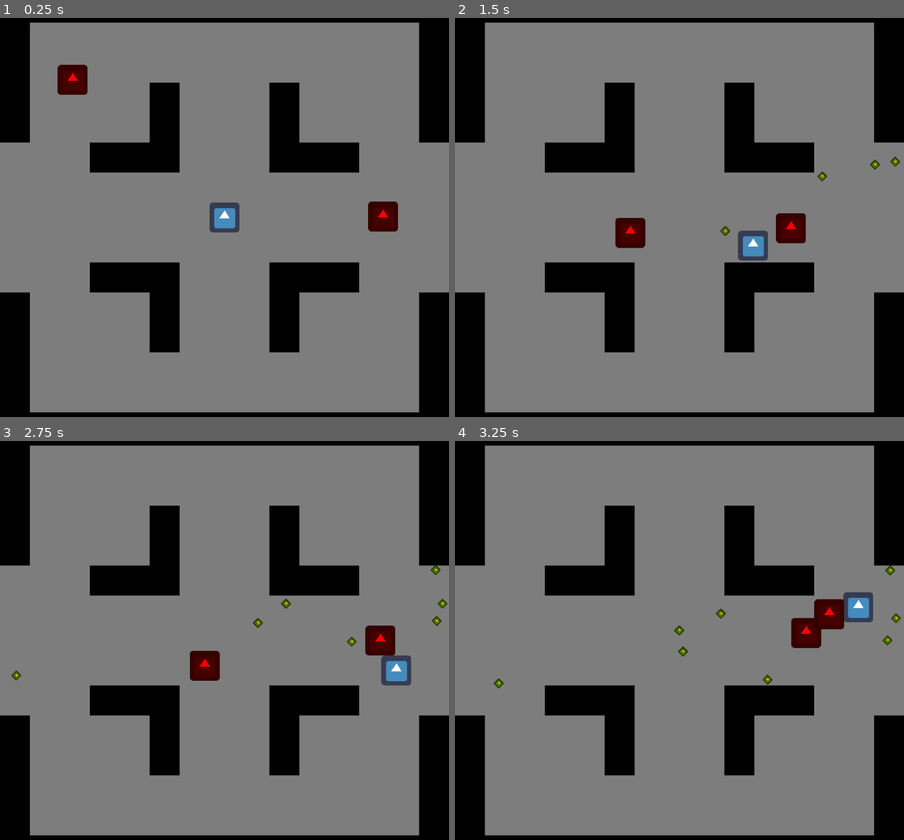
Above: before the commit, frames 1-4 (two rows, left to right).
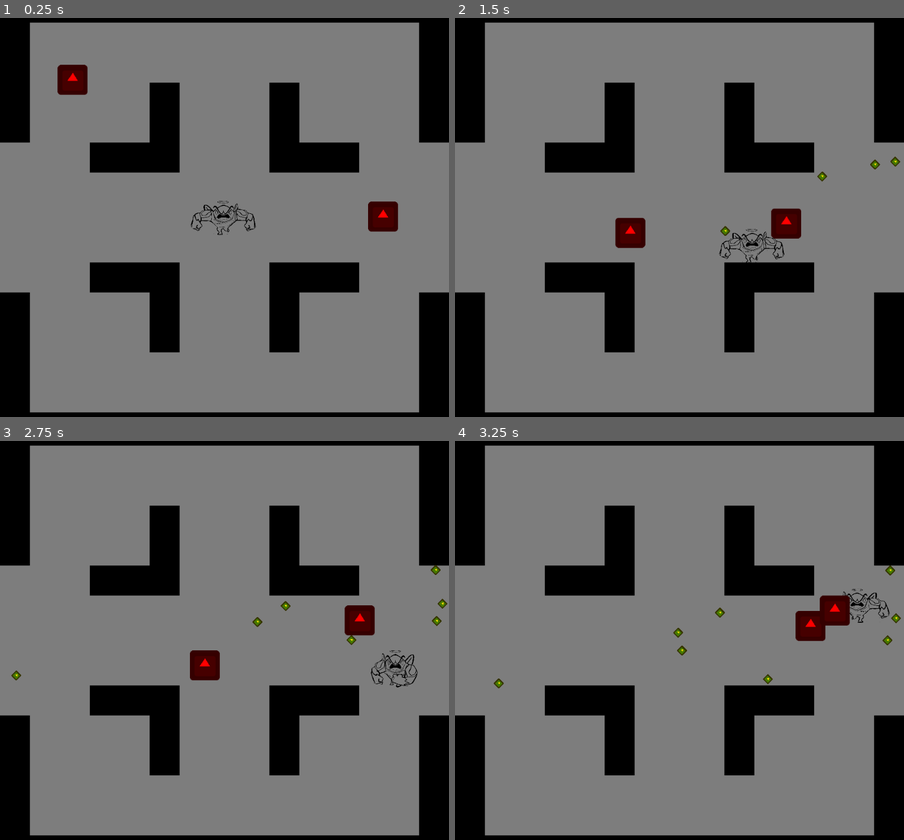
Above: after the commit, the same moments.

Repository: SlaQr/Every10Seconds
Game: Godot game, scene res://Game.tscn
The game is run twice, just before and just after one commit, with the same random seed, the same clock (stepped at 60 frames per second) and the same inputs. The engine's default icon, where the game draws it, is replaced by a stand-in: a white triangle on a blue panel in a dark square.
Inputs (mouse positions are in pixels of both pictures, inside the frame that each line leads up to):
- Up to frame 1 (0.25 s): no input
- Up to frame 2 (1.5 s): move the mouse to (778, 193) at 0.52 s; press the mouse at (778, 193) at 0.53 s; hold D (plr_right) 0.53-1.28 s; move the mouse to (589, 241) at 1.27 s; release the mouse at (589, 241) at 1.28 s; hold S (plr_down) from 1.28 s (still down); click (589, 241) at 1.35 s
- Up to frame 3 (2.75 s): move the mouse to (269, 540) at 2.02 s; release S (plr_down) at 2.03 s; press the mouse at (269, 540) at 2.03 s; hold D (plr_right) from 2.03 s (still down)
- Up to frame 4 (3.25 s): move the mouse to (657, 732) at 2.77 s; release D (plr_right) at 2.78 s; release the mouse at (657, 732) at 2.78 s; hold W (plr_up) from 2.78 s (still down); click (657, 732) at 2.85 s

The runs differ from the first frame. In frame 1, 0.6% of the frame differs, in the area x 42-58%, y 45-55%; in frame 2, 1.0%; in frame 3, 1.6%, in the area x 42-93%, y 39-62%; in frame 4, 1.2%.

Commit message:
created player animation controller

Diff:
--- a/Player.tscn
+++ b/Player.tscn
@@ -1,10 +1,12 @@
-[gd_scene load_steps=5 format=2]
+[gd_scene load_steps=6 format=2]
 
 [ext_resource path="res://icon.png" type="Texture" id=1]
 [ext_resource path="res://Player.gd" type="Script" id=2]
+[ext_resource path="res://PlayerAnimation.tscn" type="PackedScene" id=3]
 
-[sub_resource type="CircleShape2D" id=1]
-radius = 32.0624
+[sub_resource type="CapsuleShape2D" id=3]
+radius = 19.0
+height = 22.0
 
 [sub_resource type="Animation" id=2]
 resource_name = "GunReload"
@@ -29,10 +31,17 @@
 script = ExtResource( 2 )
 
 [node name="CollisionShape2D" type="CollisionShape2D" parent="."]
-shape = SubResource( 1 )
+position = Vector2( 0, 6 )
+shape = SubResource( 3 )
 
 [node name="Sprite" type="Sprite" parent="."]
+visible = false
 texture = ExtResource( 1 )
+
+[node name="PlayerAnimation" parent="." instance=ExtResource( 3 )]
+scale = Vector2( 0.203796, 0.169851 )
+frame = 3
+playing = true
 
 [node name="Timers" type="AnimationPlayer" parent="."]
 anims/GunReload = SubResource( 2 )
--- /dev/null
+++ b/PlayerAnimation.tscn
@@ -0,0 +1,20 @@
+[gd_scene load_steps=6 format=2]
+
+[ext_resource path="res://Walk_Front0001.png" type="Texture" id=1]
+[ext_resource path="res://Walk_Front0003.png" type="Texture" id=2]
+[ext_resource path="res://Walk_Front0004.png" type="Texture" id=3]
+[ext_resource path="res://Walk_Front0002.png" type="Texture" id=4]
+
+[sub_resource type="SpriteFrames" id=1]
+animations = [ {
+"frames": [ ExtResource( 1 ), ExtResource( 4 ), ExtResource( 2 ), ExtResource( 3 ) ],
+"loop": true,
+"name": "ForwardWalk",
+"speed": 10.0
+} ]
+
+[node name="PlayerAnimation" type="AnimatedSprite"]
+scale = Vector2( 1.22532, 1.02123 )
+frames = SubResource( 1 )
+animation = "ForwardWalk"
+frame = 1
